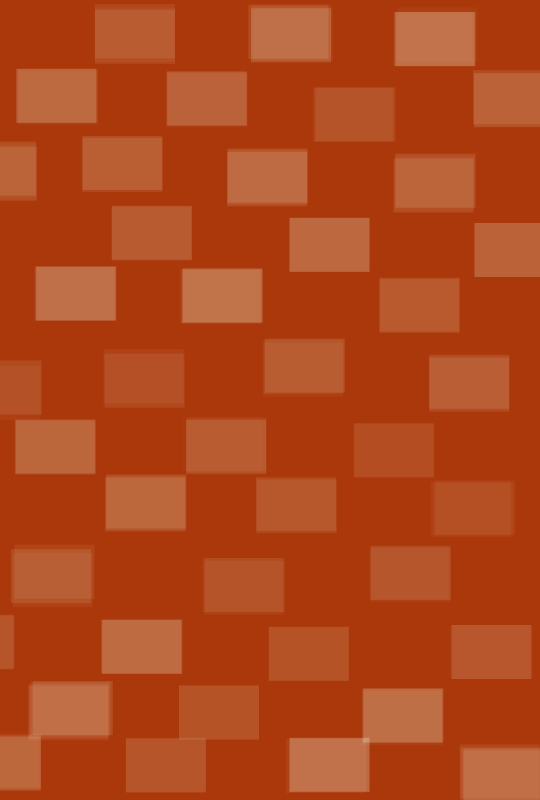
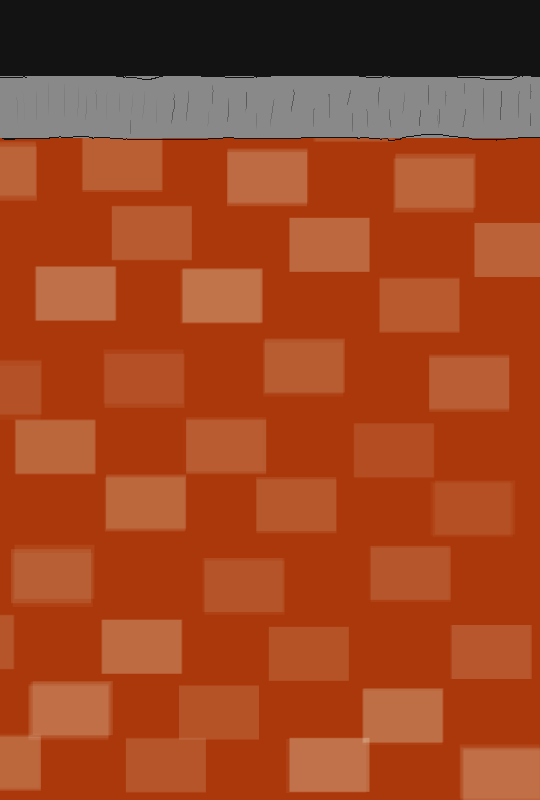
The second w=540, h=800 image is a revision of the first. Changes to its layers:
added layer "top" above "Background" over [0, 0, 540, 141]
